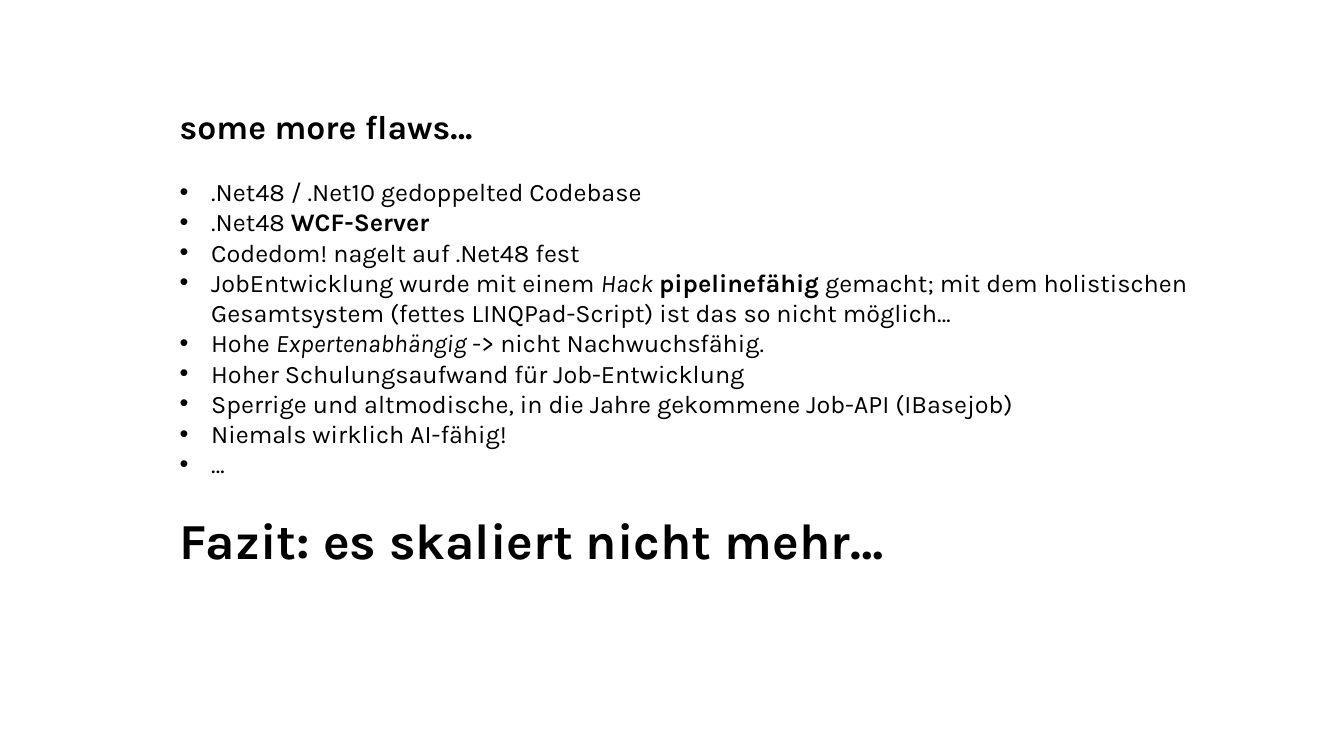
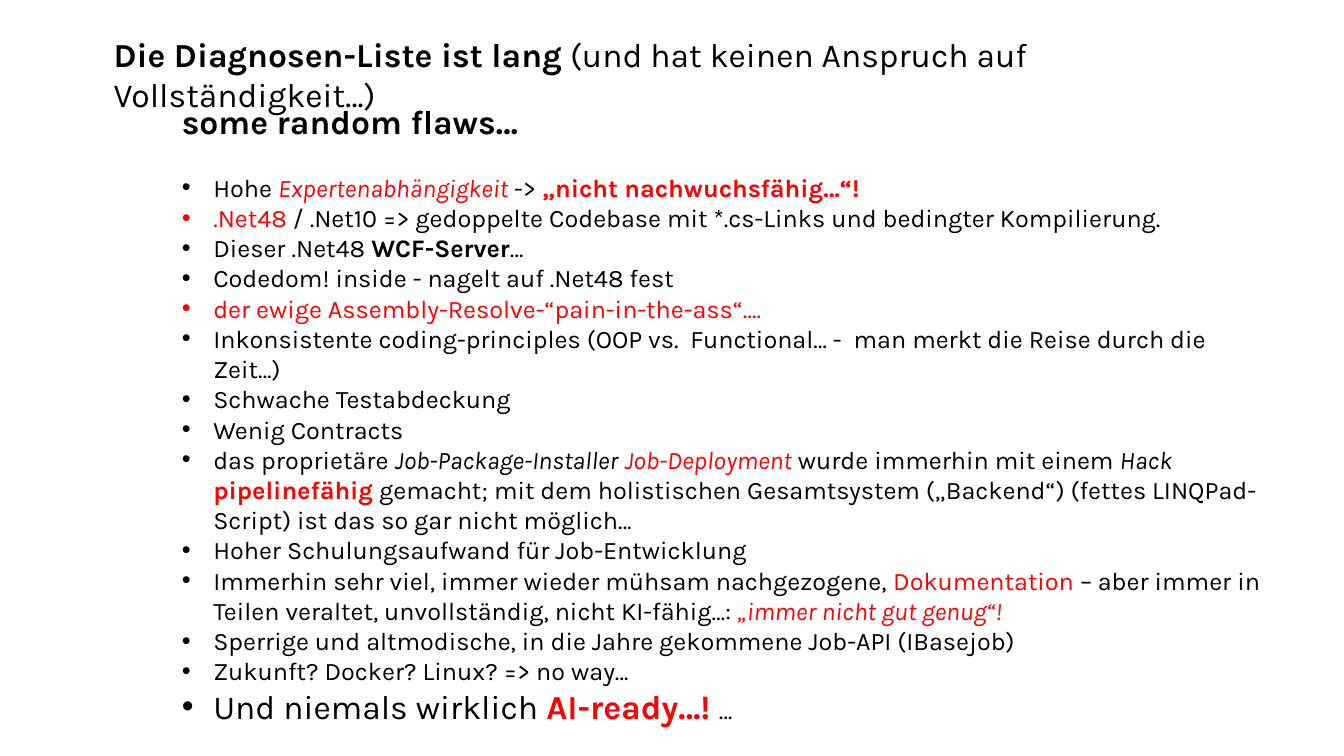
Before and after one commit to ckluth/josyn-platform, a slide deck: slide 2 of josyn-intro.pptx. Drawn at 1344x756 pixels with LibreOffice and Linux fonts; fonts in the diff are those of the drawing. Boxes give left, top, right and bottom in pixels: in the first picture for what was removed or moved away, otherwise in the second. Text is boxed around its words. In the diff, an @@ line names an element or a change of style, - is before the commit and + after.

```diff
--- a/josyn-intro.pptx
+++ b/josyn-intro.pptx
@@ text added at (x1=114, y1=42, x2=1027, y2=76), 24 pt, text #000000 @@
+Die Diagnosen-Liste ist lang (und hat keinen Anspruch auf Vollständigkeit…)
@@ text at (x1=182, y1=104, x2=1256, y2=536): text changed @@
-some more flaws…
-• .Net48 / .Net10 gedoppelted Codebase
-• .Net48 WCF-Server
-• Codedom! nagelt auf .Net48 fest
-• JobEntwicklung wurde mit einem Hack pipelinefähig gemacht; mit dem holistischen Gesamtsystem (fettes LINQPad-Script) ist das so nicht möglich…
-• Hohe Expertenabhängig -> nicht Nachwuchsfähig.
+some random flaws…
+• Hohe Expertenabhängigkeit -> „nicht nachwuchsfähig…“!
+• .Net48 / .Net10 => gedoppelte Codebase mit *.cs-Links und bedingter Kompilierung.
+• Dieser .Net48 WCF-Server…
+• Codedom! inside - nagelt auf .Net48 fest
+• der ewige Assembly-Resolve-“pain-in-the-ass“….
+• Inkonsistente coding-principles (OOP vs. Functional… - man merkt die Reise durch die Zeit…)
+• Schwache Testabdeckung
+• Wenig Contracts
+• das proprietäre Job-Package-Installer Job-Deployment wurde immerhin mit einem Hack pipelinefähig gemacht; mit dem holistischen Gesamtsystem („Backend“) (fettes LINQPad-Script) ist das so gar nicht möglich…
@@ text at (x1=213, y1=572, x2=1260, y2=626): paragraph added @@
+• Immerhin sehr viel, immer wieder mühsam nachgezogene, Dokumentation – aber immer in Teilen veraltet, unvollständig, nicht KI-fähig…: „immer nicht gut genug“!
@@ text at (x1=213, y1=662, x2=710, y2=728): text changed; size 36 to 18 pt; bold off @@
-• Niemals wirklich AI-fähig!
-• …
-Fazit: es skaliert nicht mehr…
+• Zukunft? Docker? Linux? => no way…
+• Und niemals wirklich AI-ready…! …
```
Also in this commit, not shown: 3 other slides changed, 4 slides added, 2 slides removed.
